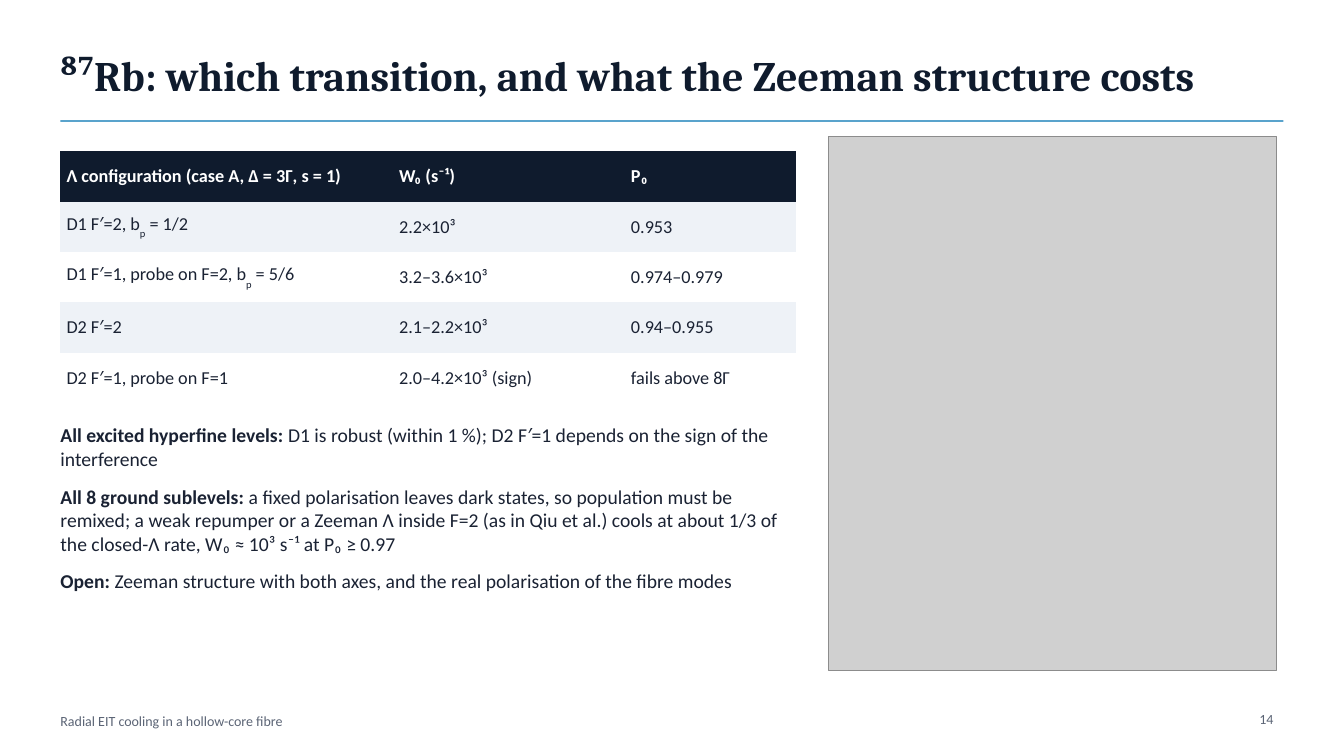
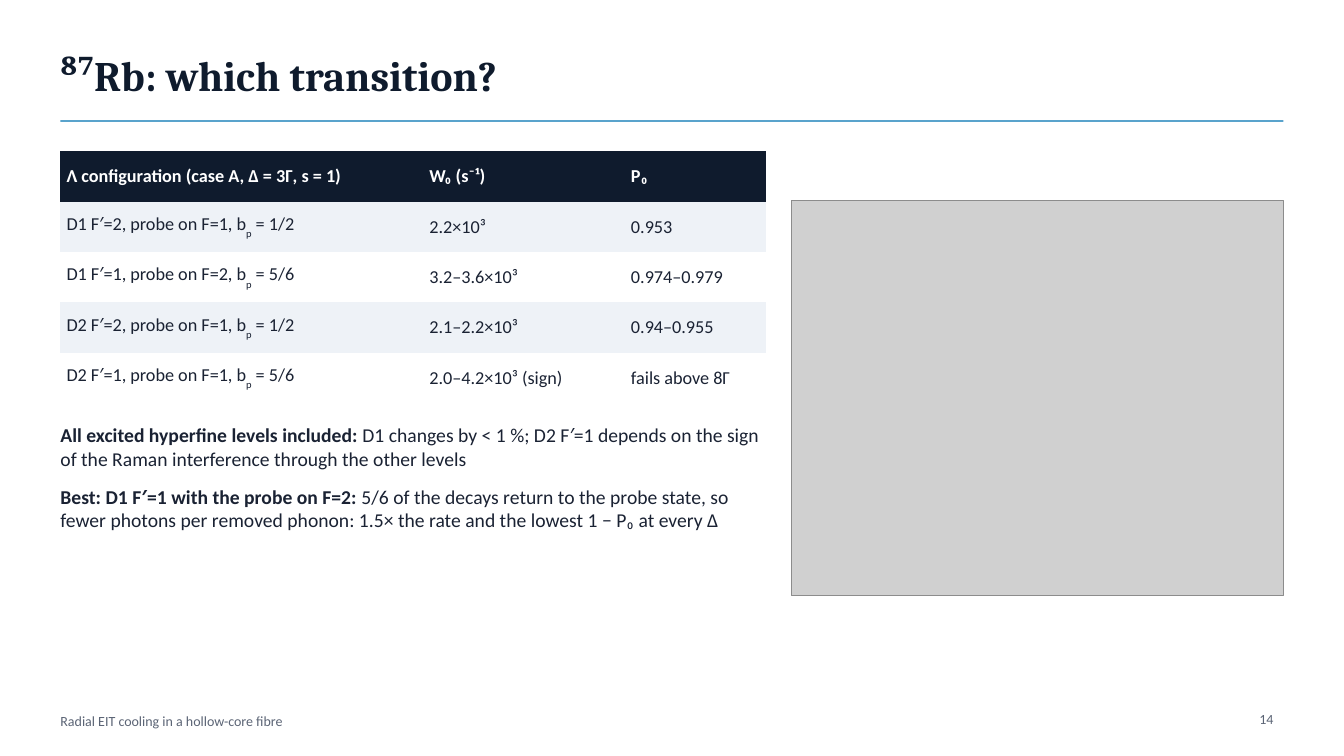
Before and after one commit to Leonardo-Razzai/hcf-eit-cooling, a slide deck: slide 14 of presentation/radial_eit_cooling_talk.pptx. Drawn at 1344x756 pixels with LibreOffice and Linux fonts; fonts in the diff are those of the drawing; grey boxes stand for pictures. Boxes give left, top, right and bottom in pixels: in the first picture for what was removed or moved away, otherwise in the second. Text is boxed around its words. In the diff, an @@ line names an element or a change of style, - is before the commit and + after.

```diff
--- a/presentation/radial_eit_cooling_talk.pptx
+++ b/presentation/radial_eit_cooling_talk.pptx
@@ title at bbox=[166, 61, 497, 92]: text changed @@
-⁸⁷Rb: which transition, and what the Zeeman structure costs
+⁸⁷Rb: which transition?
@@ table at bbox=[60, 151, 766, 394] @@
-row 2, column 1: D1 F′=2, bp = 1/2
+row 2, column 1: D1 F′=2, probe on F=1, bp = 1/2
-row 4, column 1: D2 F′=2
+row 4, column 1: D2 F′=2, probe on F=1, bp = 1/2
-row 5, column 1: D2 F′=1, probe on F=1
+row 5, column 1: D2 F′=1, probe on F=1, bp = 5/6
@@ table: place and size @@
-table at bbox=[60, 151, 797, 391]
+table at bbox=[60, 151, 766, 394]
@@ picture: place and size @@
-picture at bbox=[829, 136, 1277, 670]
+picture at bbox=[791, 201, 1284, 596]
@@ text at bbox=[60, 428, 759, 530]: text changed @@
-• All excited hyperfine levels: D1 is robust (within 1 %); D2 F′=1 depends on the sign of the interference
-• All 8 ground sublevels: a fixed polarisation leaves dark states, so population must be remixed; a weak repumper or a Zeeman Λ inside F=2 (as in Qiu et al.) cools at about 1/3 of the closed-Λ rate, W₀ ≈ 10³ s⁻¹ at P₀ ≥ 0.97
-• Open: Zeeman structure with both axes, and the real polarisation of the fibre modes
+• All excited hyperfine levels included: D1 changes by < 1 %; D2 F′=1 depends on the sign of the Raman interference through the other levels
+• Best: D1 F′=1 with the probe on F=2: 5/6 of the decays return to the probe state, so fewer photons per removed phonon: 1.5× the rate and the lowest 1 − P₀ at every Δ
```
Also in this commit, not shown: 1 slide added, 6 other files.
